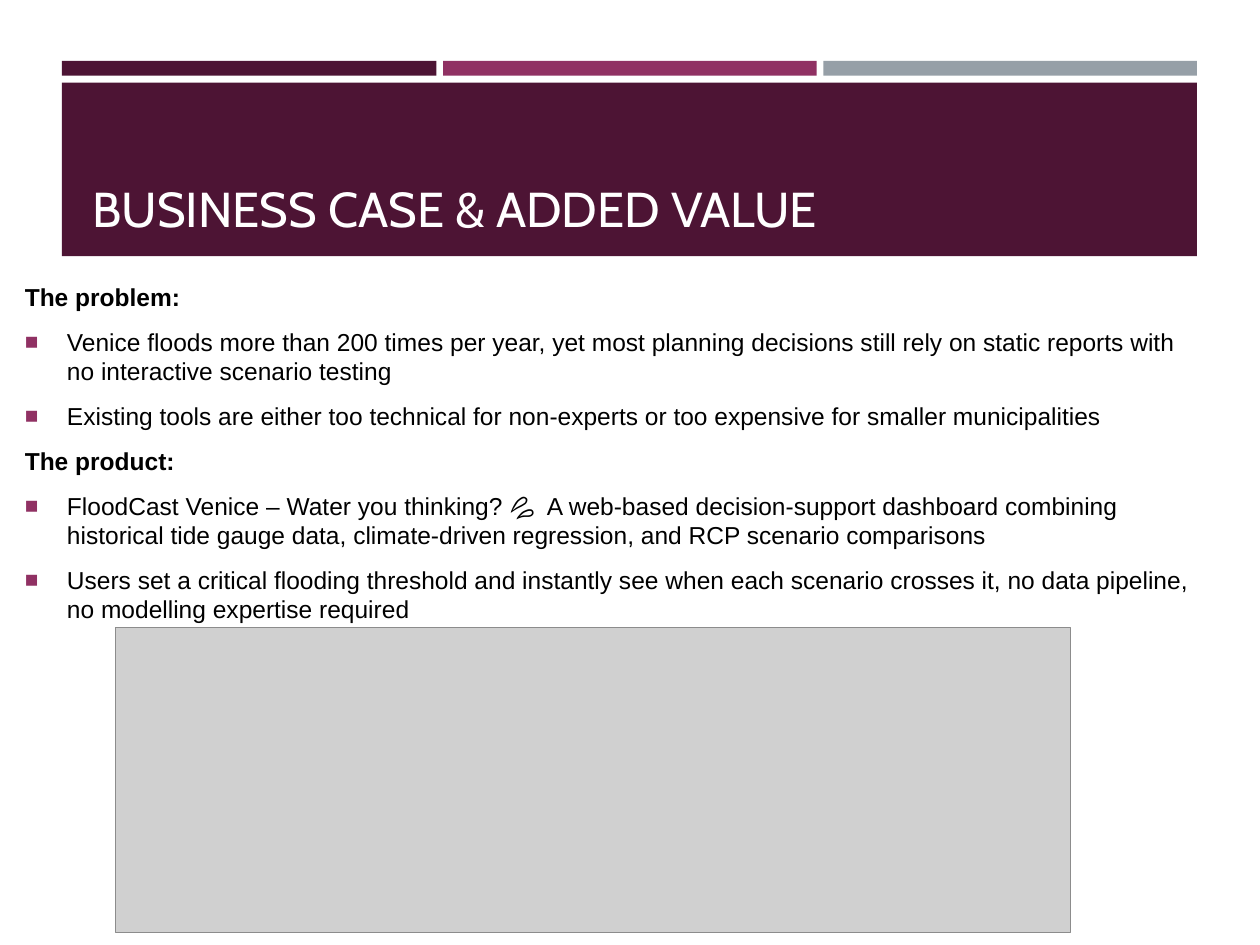
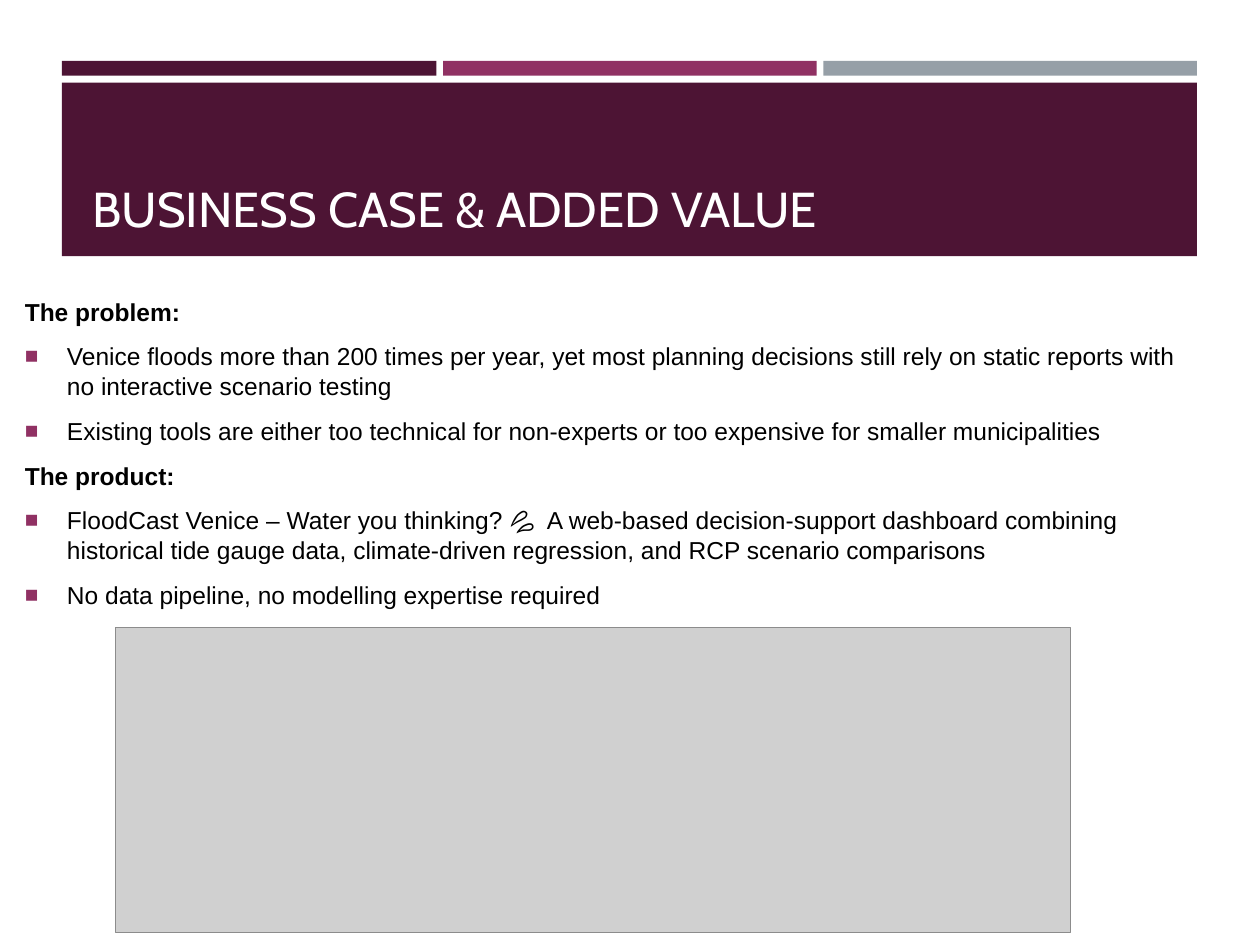
Before and after one commit to mali-ghanchi/floodcast_venice, a slide deck: slide 2 of Presentation/Floodcast Venice - Water you thinking 💦.pptx. Drawn at 1260x945 pixels with LibreOffice and Linux fonts; fonts in the diff are those of the drawing; grey boxes stand for pictures. Boxes give left, top, right and bottom in pixels: in the first picture for what was removed or moved away, otherwise in the second. Text is boxed around its words. In the diff, an @@ line names an element or a change of style, - is before the commit and + after.

```diff
--- a/Presentation/Floodcast Venice - Water you thinking 💦.pptx
+++ b/Presentation/Floodcast Venice - Water you thinking 💦.pptx
@@ text at bbox=[67, 586, 600, 609]: text changed @@
-■ Users set a critical flooding threshold and instantly see when each scenario crosses it, no data pipeline, no modelling expertise required
+■ No data pipeline, no modelling expertise required
```
Also in this commit, not shown: 2 other slides changed, 4 other files.
